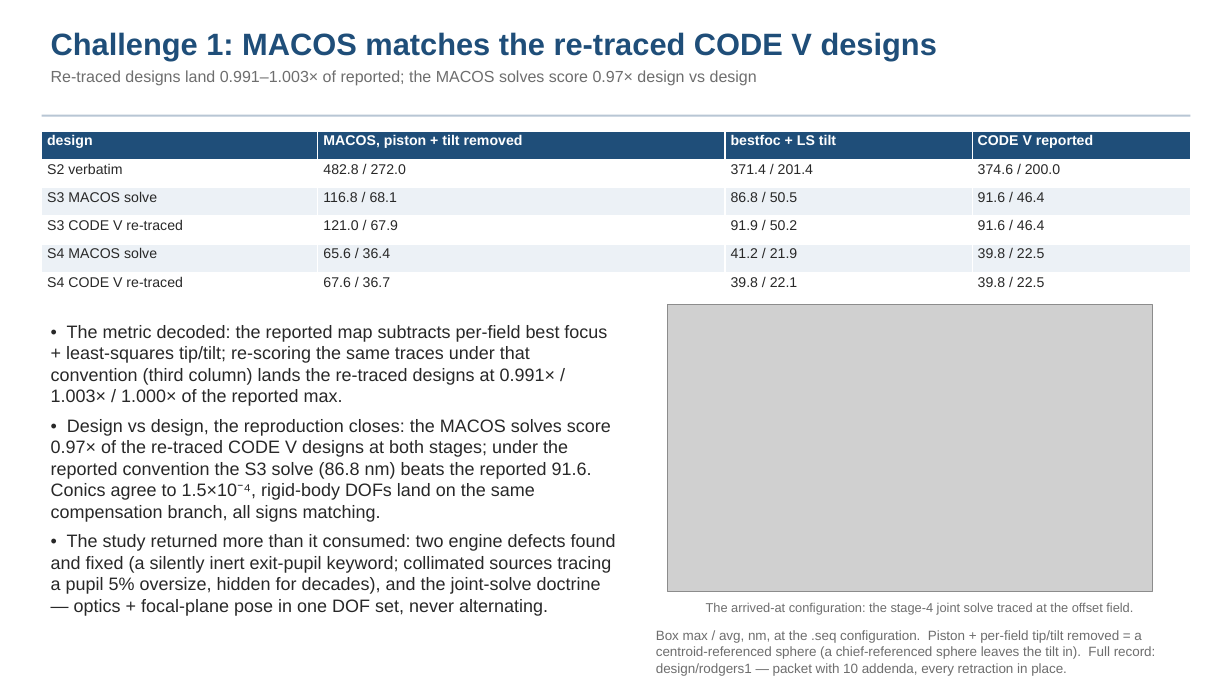
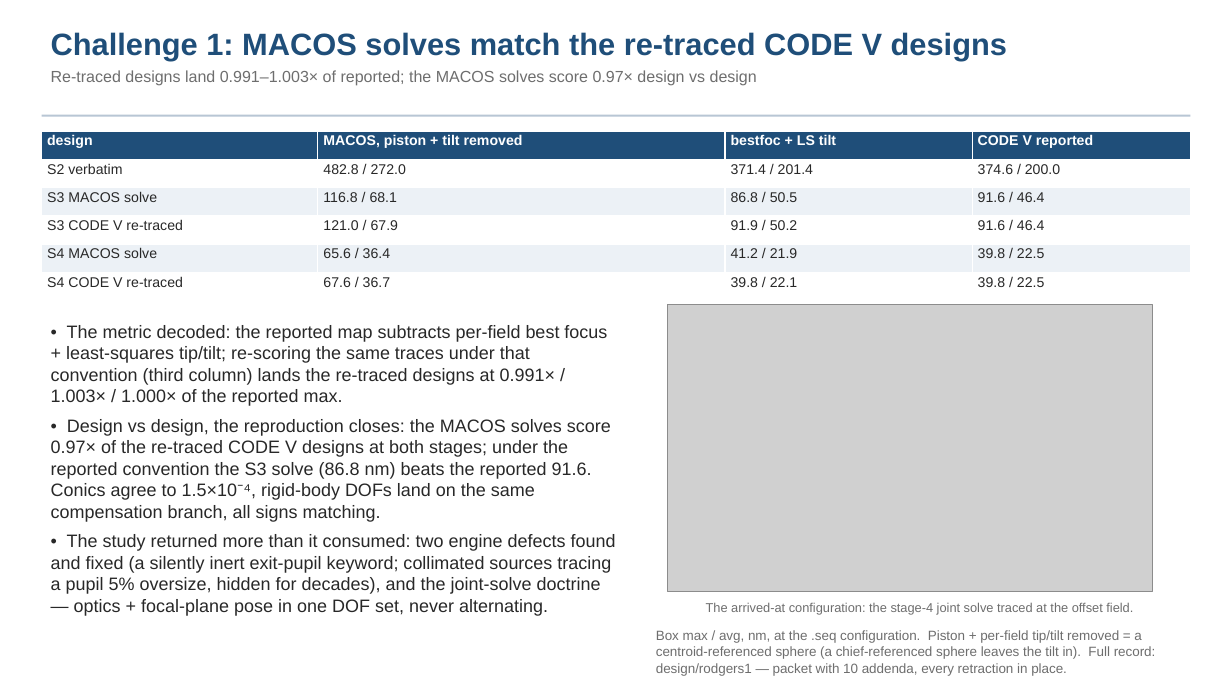
Before and after one commit to nasa-jpl/macos, a slide deck: slide 10 of demo_session/deck_keysight.pptx. Drawn at 1232x693 pixels with LibreOffice and Linux fonts; fonts in the diff are those of the drawing; grey boxes stand for pictures. Boxes give left, top, right and bottom in pixels: in the first picture for what was removed or moved away, otherwise in the second. Text is boxed around its words. In the diff, an @@ line names an element or a change of style, - is before the commit and + after.

```diff
--- a/demo_session/deck_keysight.pptx
+++ b/demo_session/deck_keysight.pptx
@@ text at [51,32,1007,61]: text changed @@
-Challenge 1: MACOS matches the re-traced CODE V designs
+Challenge 1: MACOS solves match the re-traced CODE V designs
```
Also in this commit, not shown: 1 other slide changed, 4 other files.
